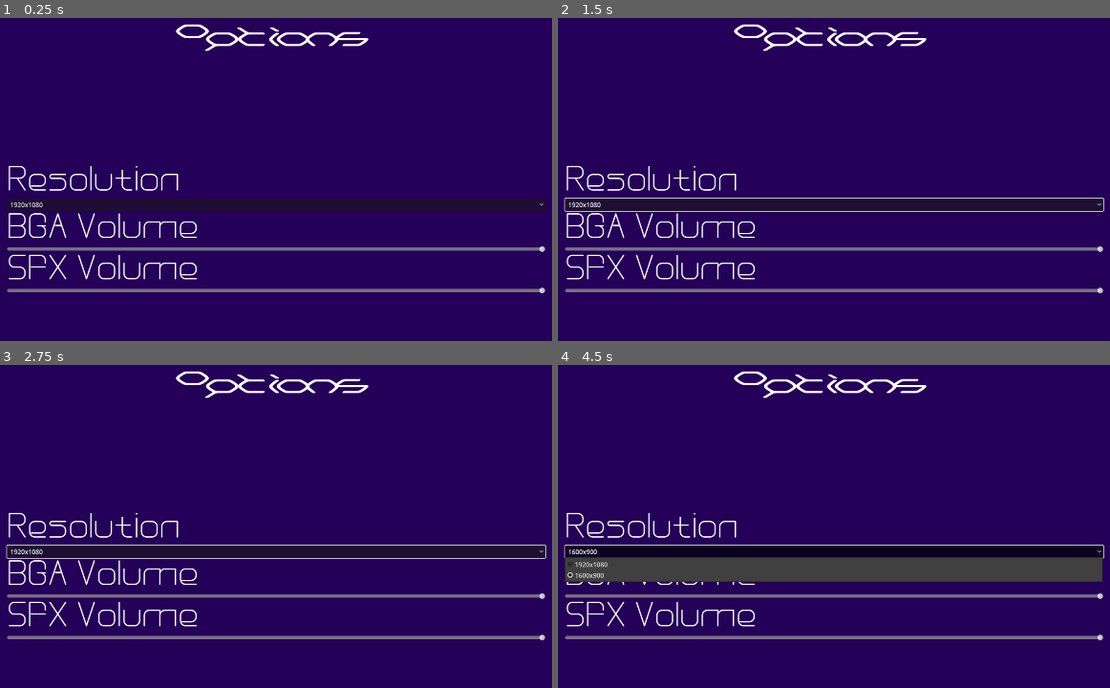
Above: before the commit, frames 1-4 (two rows, left to right).
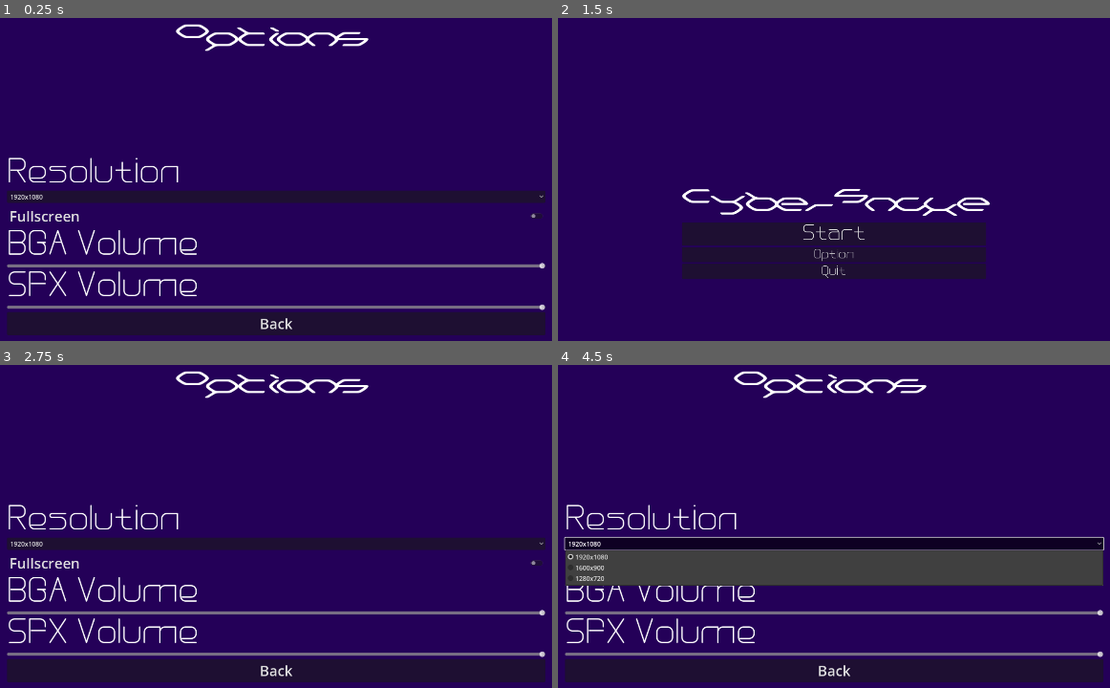
Above: after the commit, the same moments.

Repository: istamarahsan/s3rpent
Game: Godot game, scene res://options.tscn
Same seed, same stepped clock (60 frames per second), same inputs: the game is played once before the commit and once after it. This scene is started directly instead of the project's main scene.
Inputs (mouse positions are in pixels of both pictures, inside the frame that each line leads up to):
- Up to frame 1 (0.25 s): no input
- Up to frame 2 (1.5 s): click "1920x1080" at 0.5 s; click (834, 324) at 1.25 s, where only the run after the commit has a clickable "Back"
- Up to frame 3 (2.75 s): click (276, 600) at 2 s, where only the run after the commit has a clickable "Option"
- Up to frame 4 (4.5 s): tap Enter (ui_accept) at 2.75, 3.02, 3.5, 3.77 s; hold Right (ui_right) 2.78-3.53 s; hold Down (ui_down) 3.53-4.25 s; click "1600x900" (after the commit: "1920x1080") at 4.25 s

The runs differ from the first frame. In frame 1, 18% of the frame differs, in the area x 1-99%, y 43-99%; in frame 2, 17%; in frame 3, 19%; in frame 4, 19%.
Error before the commit: Invalid assignment of property or key 'size' with value of type 'OptionButton' on a base object of type 'Window'. (res://options.gd:33)

Commit message:
resolution setting done
just add whatever resolution you want in option script

Diff:
--- a/menuscript.gd
+++ b/menuscript.gd
@@ -13,6 +13,7 @@
 
 
 func _on_option_pressed():
+	get_tree().change_scene_to_file("res://options.tscn")
 	pass # Replace with function body.
 
 
--- a/options.gd
+++ b/options.gd
@@ -1,8 +1,8 @@
 extends Control
 @onready var resoption=$Container2/ResSize/OptionButton
 var resolution: Dictionary={"1920x1080":Vector2i(1920,1080),
-							"1600x900":Vector2i(1600,900)
-
+							"1600x900":Vector2i(1600,900),
+							"1280x720":Vector2i(1280,720)
 
 
 							}
@@ -24,11 +24,21 @@
 
 
 func _on_option_button_item_selected(index):
-	#var size=resolution.get(resoption.get_item_text(index))
-	#get_tree().root.content_scale_mode
-	#get_window().size
-	if Engine.is_editor_hint:
-		var screen_size = DisplayServer.screen_get_size()
-		Window.MODE_WINDOWED
-		get_window().size=resoption
+	var size=resolution.get(resoption.get_item_text(index))
+	get_window().size=size
+	get_tree().root.CONTENT_SCALE_MODE_DISABLED
+	#DisplayServer.window_set_position()
 	pass # Replace with function body.
+
+
+func _on_backtomain_pressed():
+	get_tree().change_scene_to_file("res://Mainmenu.tscn")
+	pass # Replace with function body.
+
+
+func _on_check_button_toggled(button_pressed):
+	if(button_pressed==true):
+		DisplayServer.window_set_mode(DisplayServer.WINDOW_MODE_FULLSCREEN)
+	else:
+		DisplayServer.window_set_mode(DisplayServer.WINDOW_MODE_WINDOWED)
+	pass # Replace with function body.
--- a/options.tscn
+++ b/options.tscn
@@ -47,10 +47,10 @@
 anchor_top = 0.259
 anchor_right = 0.5
 anchor_bottom = 0.259
-offset_left = -676.5
-offset_top = -0.220001
-offset_right = 676.5
-offset_bottom = 520.78
+offset_left = -676.0
+offset_top = 0.279999
+offset_right = 677.0
+offset_bottom = 606.28
 grow_horizontal = 2
 grow_vertical = 2
 alignment = 1
@@ -68,6 +68,11 @@
 
 [node name="OptionButton" type="OptionButton" parent="Container2/ResSize"]
 layout_mode = 2
+
+[node name="CheckButton" type="CheckButton" parent="Container2"]
+layout_mode = 2
+theme_override_font_sizes/font_size = 36
+text = "Fullscreen"
 
 [node name="BGAvol" type="VBoxContainer" parent="Container2"]
 layout_mode = 2
@@ -99,4 +104,12 @@
 layout_mode = 2
 value = 100.0
 
+[node name="backtomain" type="Button" parent="Container2"]
+layout_mode = 2
+size_flags_vertical = 8
+theme_override_font_sizes/font_size = 36
+text = "Back"
+
 [connection signal="item_selected" from="Container2/ResSize/OptionButton" to="." method="_on_option_button_item_selected"]
+[connection signal="toggled" from="Container2/CheckButton" to="." method="_on_check_button_toggled"]
+[connection signal="pressed" from="Container2/backtomain" to="." method="_on_backtomain_pressed"]
